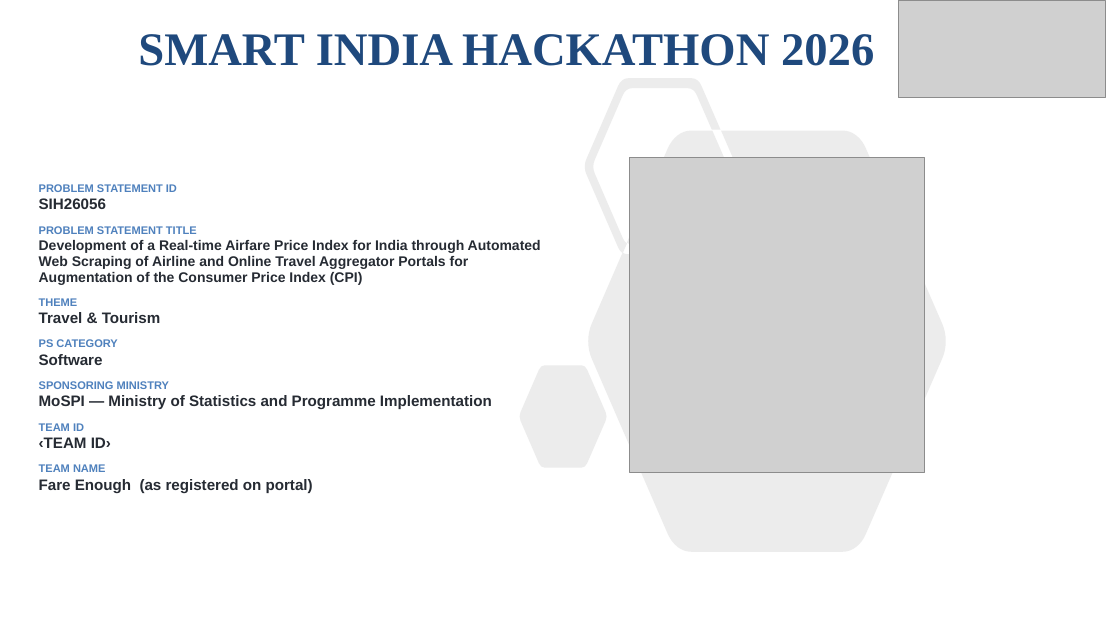
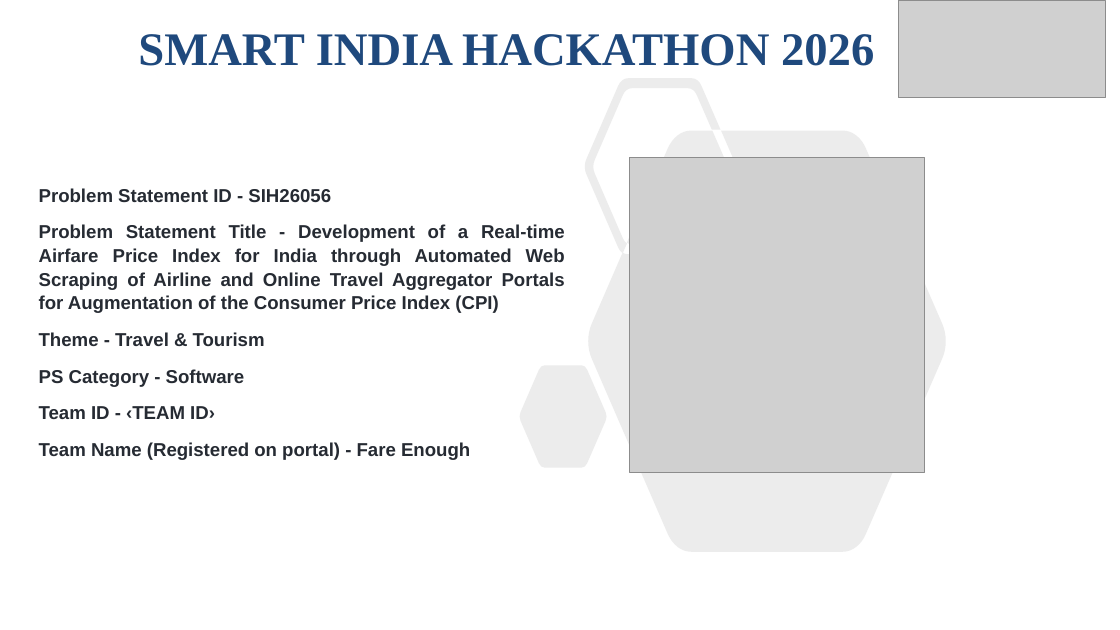
Before and after one commit to BradCage-afk/sih-2026-airfare-index, a slide deck: slide 1 of SIH26056-Idea-Presentation.pptx. Drawn at 1120x630 pixels with LibreOffice and Linux fonts; fonts in the diff are those of the drawing; grey boxes stand for pictures. Boxes give left, top, right and bottom in pixels: in the first picture for what was removed or moved away, otherwise in the second. Text is boxed around its words. In the diff, an @@ line names an element or a change of style, - is before the commit and + after.

```diff
--- a/SIH26056-Idea-Presentation.pptx
+++ b/SIH26056-Idea-Presentation.pptx
@@ text at (39, 188, 565, 460): text changed; size 12 to 16 pt @@
-PROBLEM STATEMENT ID
-SIH26056
-PROBLEM STATEMENT TITLE
-Development of a Real-time Airfare Price Index for India through Automated Web Scraping of Airline and Online Travel Aggregator Portals for Augmentation of the Consumer Price Index (CPI)
-THEME
-Travel & Tourism
-PS CATEGORY
-Software
-SPONSORING MINISTRY
-MoSPI — Ministry of Statistics and Programme Implementation
-TEAM ID
-‹TEAM ID›
-TEAM NAME
-Fare Enough (as registered on portal)
+Problem Statement ID - SIH26056
+Problem Statement Title - Development of a Real-time Airfare Price Index for India through Automated Web Scraping of Airline and Online Travel Aggregator Portals for Augmentation of the Consumer Price Index (CPI)
+Theme - Travel & Tourism
+PS Category - Software
+Team ID - ‹TEAM ID›
+Team Name (Registered on portal) - Fare Enough
```
Also in this commit, not shown: 1 other slide changed, 4 other files.
